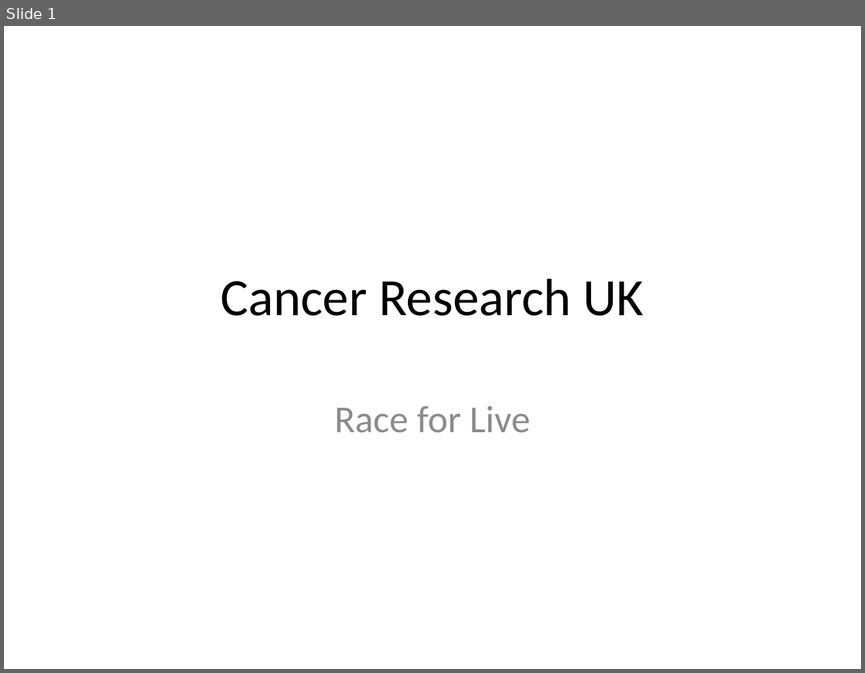
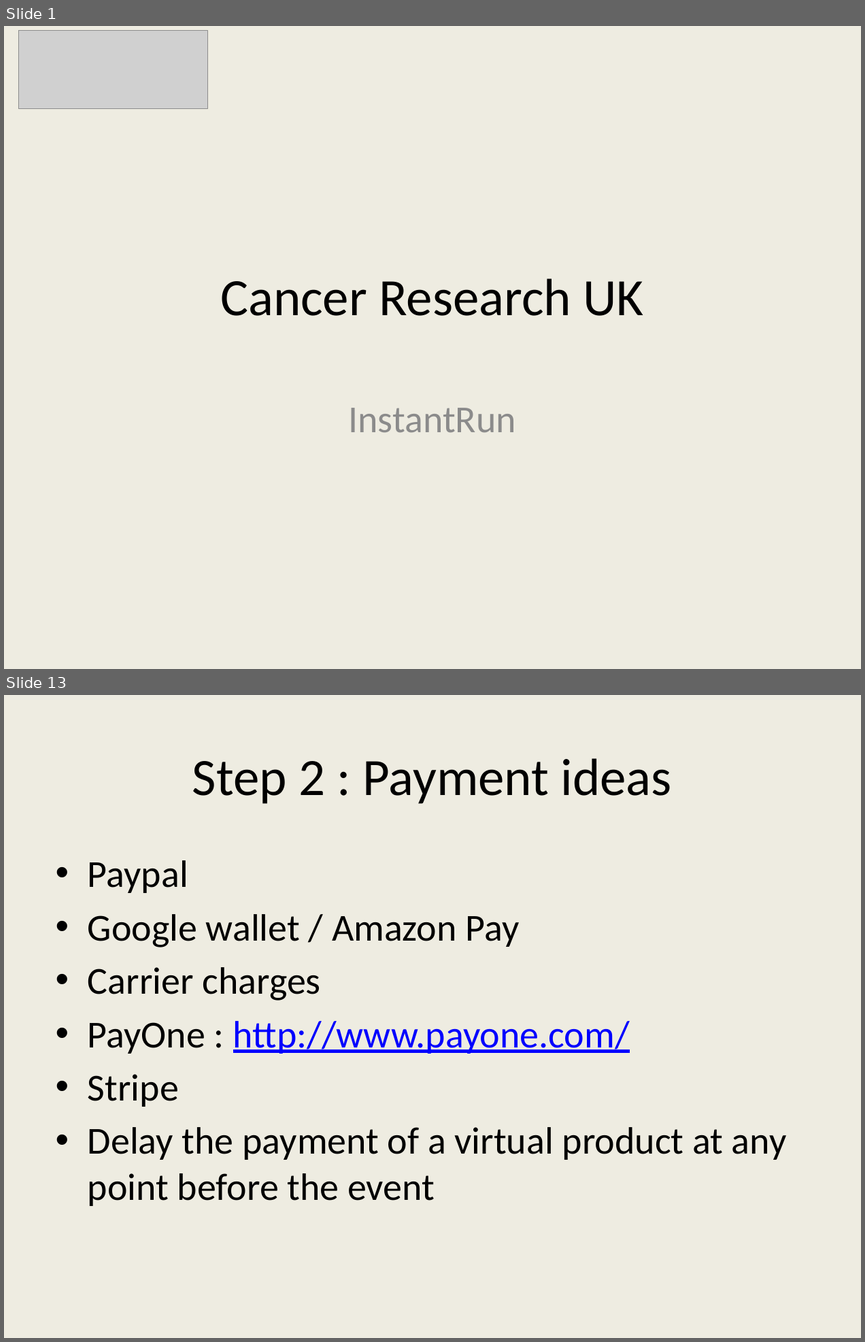
Before and after one commit to shaalin/awsHackathon2014, a slide deck: docs/Architecture.pptx. Shown one above the other, each under a label of ours: slide 1 before the commit, slides 1 and 13 after it; the slides between them are not shown. The pictures are 865x673 and 865x1342 pixels, drawn with LibreOffice and Linux fonts; fonts in the diff are those of the drawing; grey boxes stand for pictures. Boxes give left, top, right and bottom in pixels: in the first picture for what was removed or moved away, otherwise in the second. Text is boxed around its words. In the diff, an @@ line names an element or a change of style, - is before the commit and + after.

Commit message:
Presentation before practicing

```diff
--- a/docs/Architecture.pptx
+++ b/docs/Architecture.pptx
@@ slide 13 added at <box>4,695,861,1338</box>, background #EEECE1 @@
@@ title added at <box>192,758,672,804</box>, 44 pt, text #000000 @@
+Step 2 : Payment ideas
@@ text added at <box>88,860,787,1206</box>, 32 pt, text #000000 @@
+• Paypal
+• Google wallet / Amazon Pay
+• Carrier charges
+• PayOne : http://www.payone.com/
+• Stripe
+• Delay the payment of a virtual product at any point before the event
@@ slide 1 changed as well @@
@@ background #FFFFFF to #EEECE1 @@
@@ picture added at <box>18,30,208,109</box> @@
@@ subtitle at <box>349,407,516,432</box>: text changed @@
-Race for Live
+InstantRun
```
Also in this commit, not shown: 1 other slide changed, 15 other slides added, 1 slide removed.
